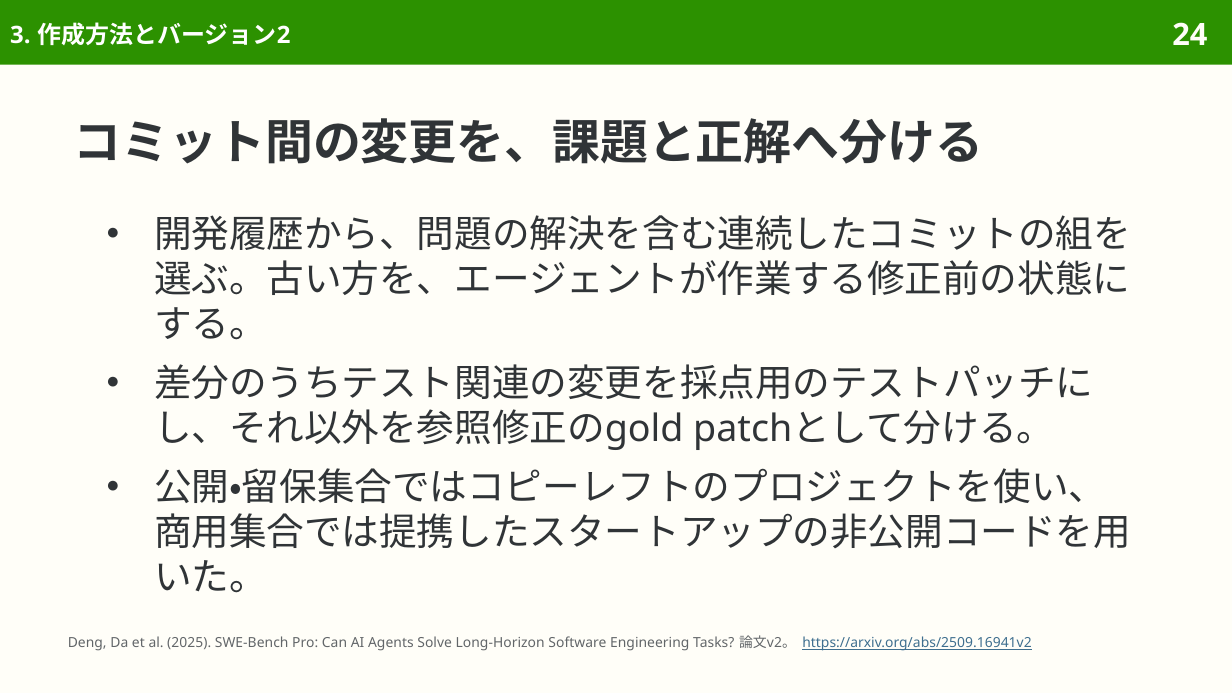
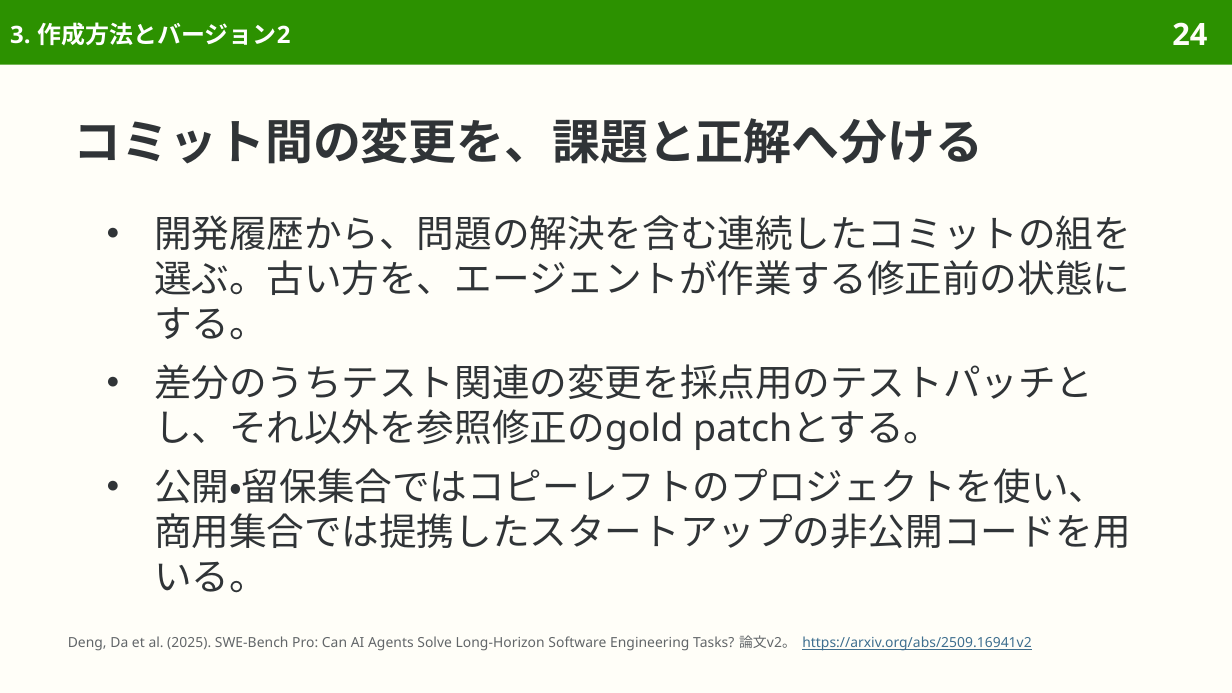
Before and after one commit to sasakiy84/datasets-in-10-minutes, a slide deck: slide 24 of slides/datasets-in-10-minutes-swe-bench-pro.pptx. Drawn at 1232x693 pixels with LibreOffice and Linux fonts; fonts in the diff are those of the drawing. Boxes give left, top, right and bottom in pixels: in the first picture for what was removed or moved away, otherwise in the second. Text is boxed around its words. In the diff, an @@ line names an element or a change of style, - is before the commit and + after.

```diff
--- a/slides/datasets-in-10-minutes-swe-bench-pro.pptx
+++ b/slides/datasets-in-10-minutes-swe-bench-pro.pptx
@@ text at box(154, 364, 1131, 593): text changed @@
-● 差分のうちテスト関連の変更を採点用のテストパッチにし、それ以外を参照修正のgold patchとして分ける。
-● 公開・留保集合ではコピーレフトのプロジェクトを使い、商用集合では提携したスタートアップの非公開コードを用いた。
+● 差分のうちテスト関連の変更を採点用のテストパッチとし、それ以外を参照修正のgold patchとする。
+● 公開・留保集合ではコピーレフトのプロジェクトを使い、商用集合では提携したスタートアップの非公開コードを用いる。
```
Also in this commit, not shown: 17 other slides changed, 7 other files.
